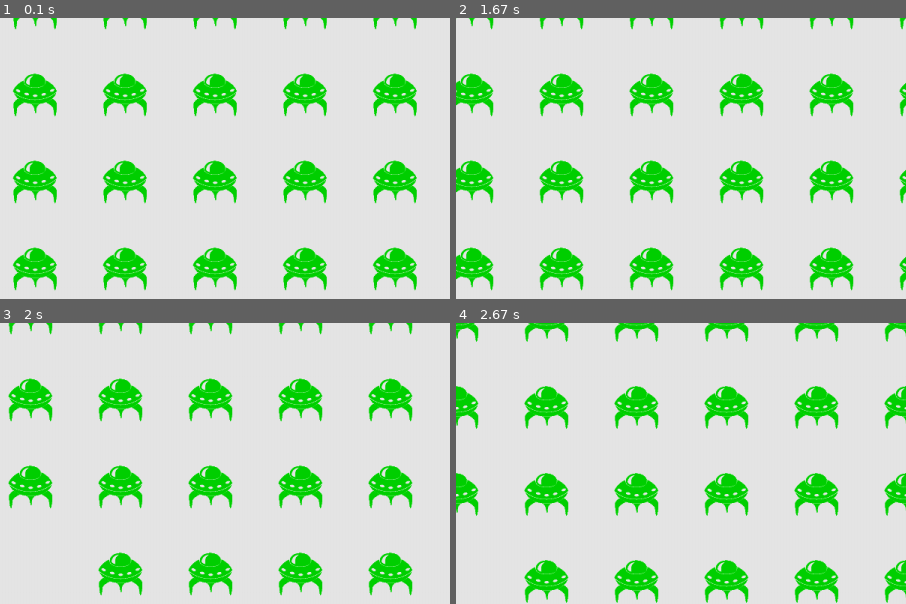
Above: before the commit, frames 1-4 (two rows, left to right).
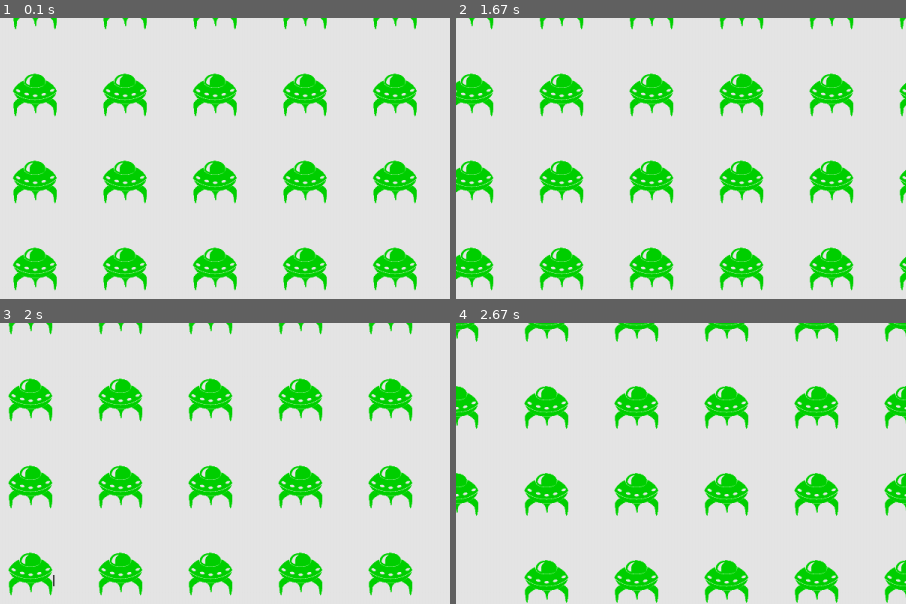
Above: after the commit, the same moments.

Repository: CodeP2/Alien-Invasion-Pygame
Game: pygame game, started from alien_invasion.py
Same seed, same stepped clock (60 frames per second), same inputs: the game is played once before the commit and once after it.
Inputs:
- Up to frame 1 (0.1 s): no input
- Up to frame 2 (1.67 s): tap Space at 0.33 s; hold D 0.67-1.13 s; hold D 1.17-1.63 s
- Up to frame 3 (2 s): hold A from 1.67 s (still down)
- Up to frame 4 (2.67 s): release A at 2.2 s; hold A 2.23-2.63 s
The pictures show only the part of the screen within x 44-94%, y 22-72%; the shares and areas given below are measured in that part.

Frames 1-2 are identical in both runs. In frame 3, 0.9% of the frame differs, in the area x 1-13%, y 81-98%; in frame 4, nothing differs.

Commit message:
moved collisions to _update_bullets() and after destroying the fleet a new fleet is created.

Diff:
--- a/alien_invasion.py
+++ b/alien_invasion.py
@@ -29,7 +29,7 @@
         while True:
             self._check_events()
             self.ship.update()
-            self._update_bullet()
+            self._update_bullets()
             self._update_aliens()
             self._update_screen()
             self.clock.tick(60)
@@ -68,7 +68,7 @@
             new_bullet = Bullet(self)
             self.bullets.add(new_bullet)
 
-    def _update_bullet(self):
+    def _update_bullets(self):
         """Update position of bullets and get rid of old bullets."""
         # Update bullet positions.
         self.bullets.update()
@@ -77,6 +77,15 @@
         for bullet in self.bullets.copy():
             if bullet.rect.bottom <= 0:
                 self.bullets.remove(bullet)
+
+        # Check for any bullets that have hit aliens.
+        # if so, get rid of the bullet and the alien.
+        collisions = pygame.sprite.groupcollide(
+            self.bullets, self.aliens, True, True)
+        if not self.aliens:
+            # Destroy existing bullets and create new fleet.
+            self.bullets.empty()
+            self._create_fleet()
 
     def _create_fleet(self):
         """Create the fleet of aliens."""
@@ -121,12 +130,6 @@
         self._check_fleet_edges()
         self.aliens.update()
 
-        # Check for any bullets that have hit aliens.
-        # if so, get rid of the bullet and the alien.
-        collisions = pygame.sprite.groupcollide(
-            self.bullets, self.aliens, True, True
-        )
-
     def _update_screen(self):
         """Update images on the screen, and flip to the new screen."""
         self.screen.fill(self.settings.bg_color)
